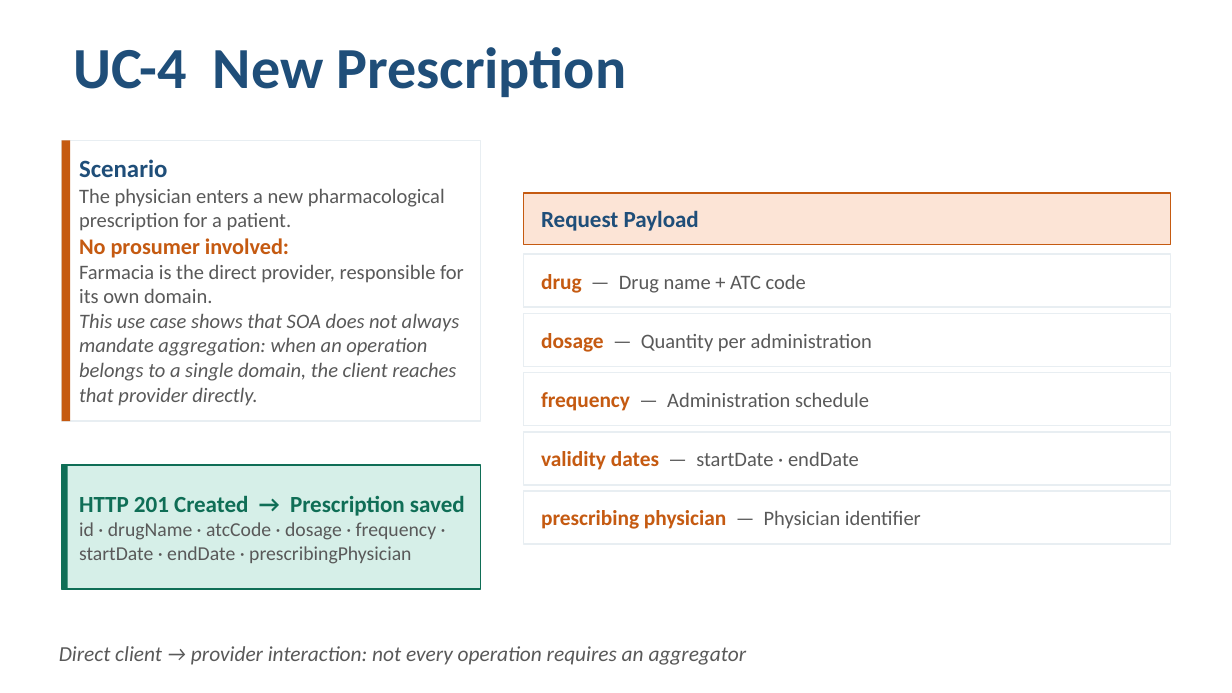
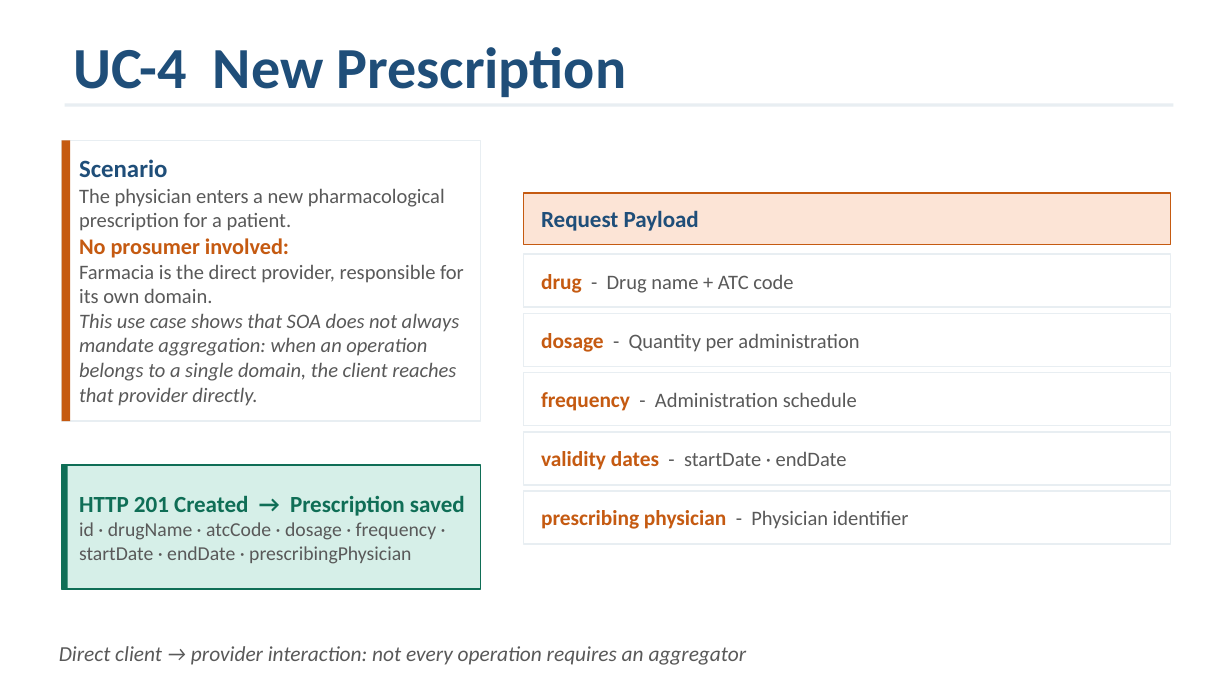
Before and after one commit to ediscota/Healthsoa, a slide deck: slide 16 of docs/HealthSOA_Presentation.pptx. Drawn at 1232x693 pixels with LibreOffice and Linux fonts; fonts in the diff are those of the drawing. Boxes give left, top, right and bottom in pixels: in the first picture for what was removed or moved away, otherwise in the second. Text is boxed around its words. In the diff, an @@ line names an element or a change of style, - is before the commit and + after.

```diff
--- a/docs/HealthSOA_Presentation.pptx
+++ b/docs/HealthSOA_Presentation.pptx
@@ rectangle added at <box>64,103,1173,107</box>, fill #E8EEF2 @@
@@ text in rectangle at <box>541,274,793,293</box>: text changed @@
-drug — Drug name + ATC code
+drug - Drug name + ATC code
@@ text in rectangle at <box>541,333,859,352</box>: text changed @@
-dosage — Quantity per administration
+dosage - Quantity per administration
@@ text in rectangle at <box>541,392,857,411</box>: text changed @@
-frequency — Administration schedule
+frequency - Administration schedule
@@ text in rectangle at <box>541,451,847,470</box>: text changed @@
-validity dates — startDate · endDate
+validity dates - startDate · endDate
@@ text in rectangle at <box>541,510,909,529</box>: text changed @@
-prescribing physician — Physician identifier
+prescribing physician - Physician identifier
```
Also in this commit, not shown: 14 other slides changed, 8 other files.
